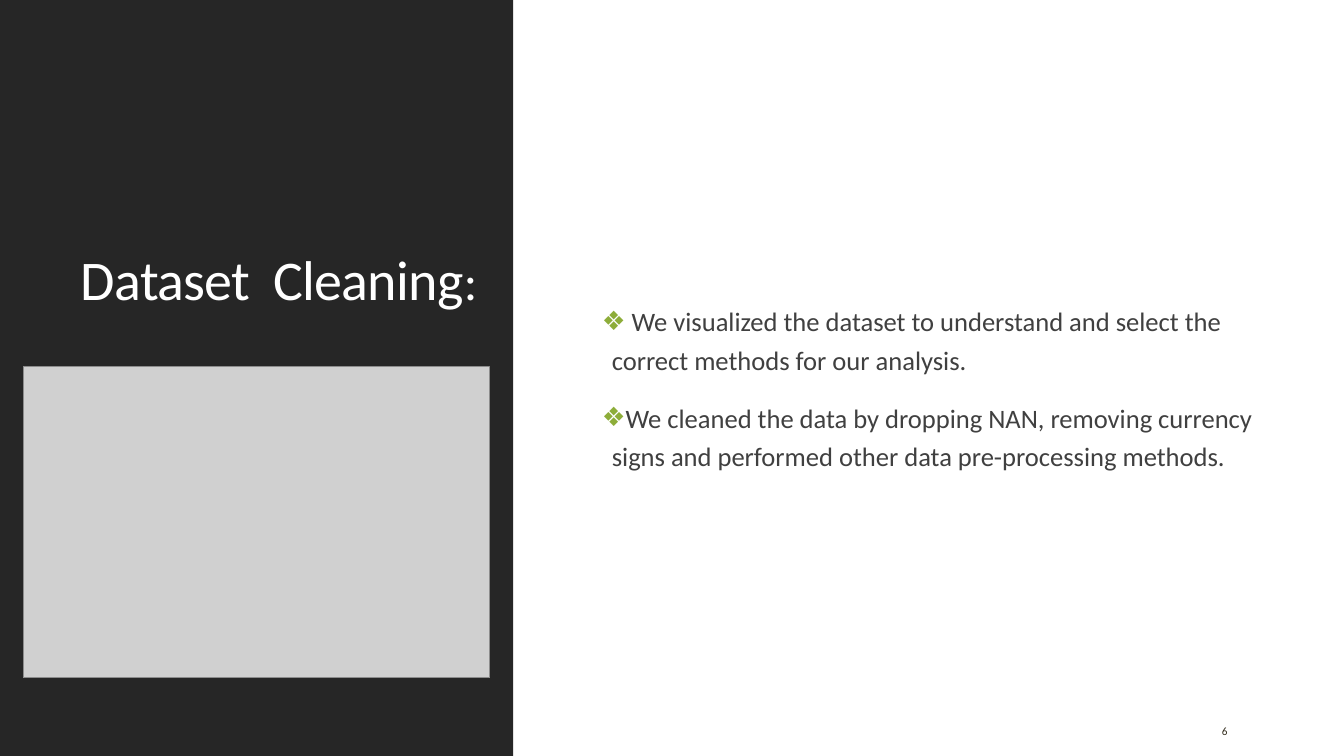
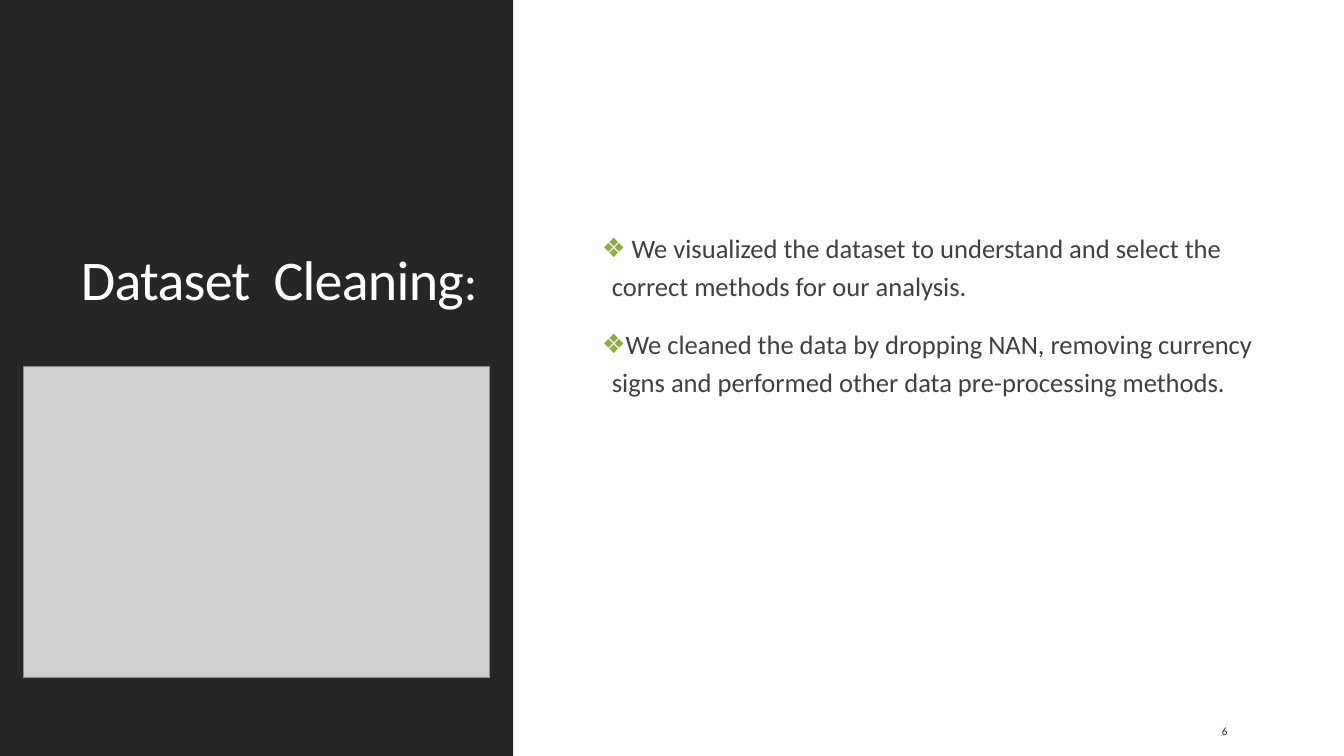
Before and after one commit to Ruthicaf1/GroupProj, a slide deck: slide 6 of TeamCassava_Presentation.pptx. Drawn at 1344x756 pixels with LibreOffice and Linux fonts; fonts in the diff are those of the drawing; grey boxes stand for pictures. Boxes give left, top, right and bottom in pixels: in the first picture for what was removed or moved away, otherwise in the second. Text is boxed around its words. In the diff, an @@ line names an element or a change of style, - is before the commit and + after.

```diff
--- a/TeamCassava_Presentation.pptx
+++ b/TeamCassava_Presentation.pptx
@@ text "We visualized the dataset to ..." moved from (x1=612, y1=312, x2=1252, y2=471) to (x1=612, y1=239, x2=1252, y2=397) @@
```
Also in this commit, not shown: 1 other slide changed.
